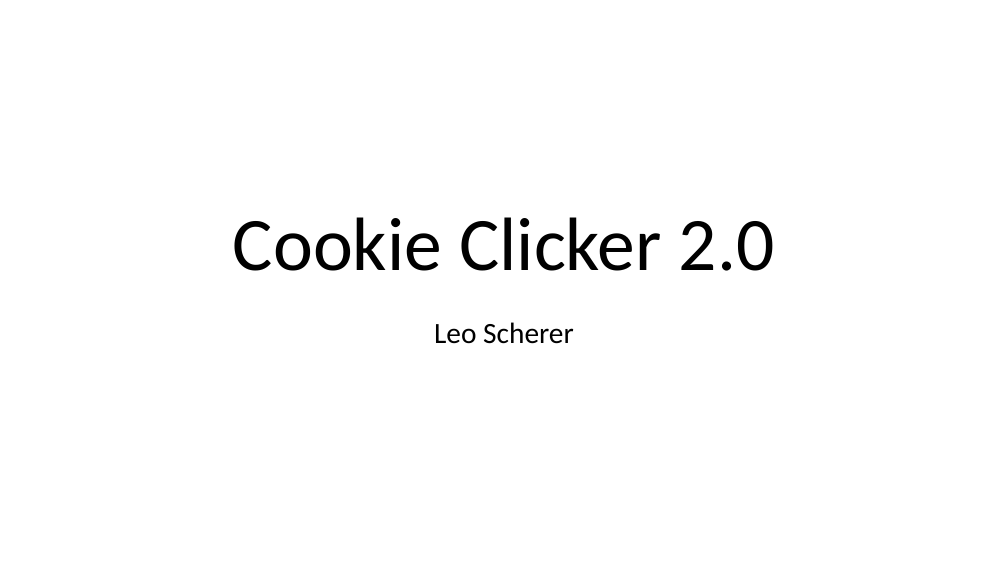
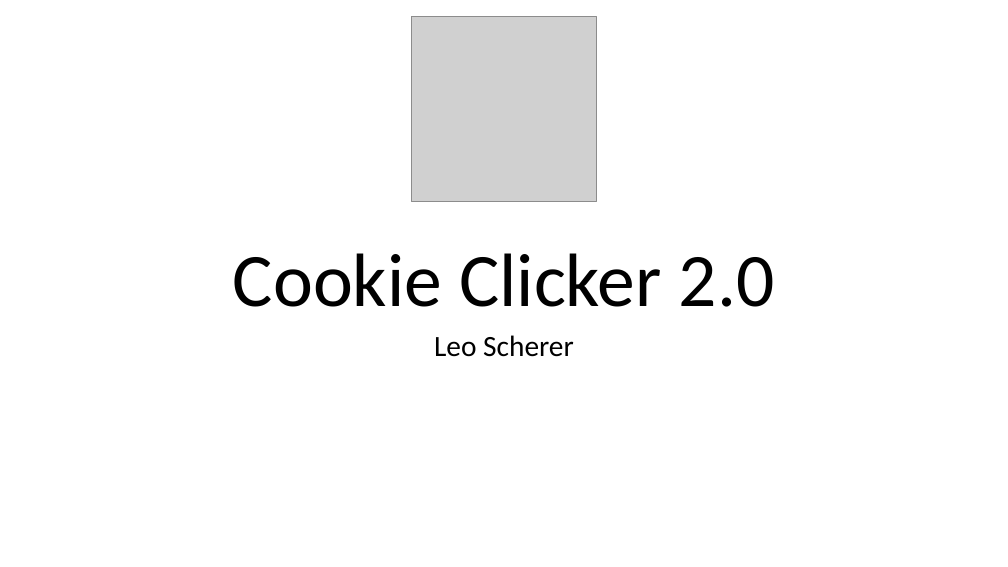
Before and after one commit to Lenoxy/cookie-clicker-2.0, a slide deck: slide 1 of doc/CookieClicker-Präsentation.pptx. Drawn at 1008x567 pixels with LibreOffice and Linux fonts; fonts in the diff are those of the drawing; grey boxes stand for pictures. Boxes give left, top, right and bottom in pixels: in the first picture for what was removed or moved away, otherwise in the second. Text is boxed around its words. In the diff, an @@ line names an element or a change of style, - is before the commit and + after.

```diff
--- a/doc/CookieClicker-Präsentation.pptx
+++ b/doc/CookieClicker-Präsentation.pptx
@@ picture added at bbox=[411, 17, 597, 202] @@
@@ title "Cookie Clicker 2.0": place and size @@
-title "Cookie Clicker 2.0" at bbox=[233, 217, 775, 271]
+title "Cookie Clicker 2.0" at bbox=[233, 253, 775, 307]
@@ subtitle "Leo Scherer": place and size @@
-subtitle "Leo Scherer" at bbox=[434, 322, 574, 344]
+subtitle "Leo Scherer" at bbox=[434, 335, 574, 357]
```
Also in this commit, not shown: 8 other slides changed, 4 other files.
